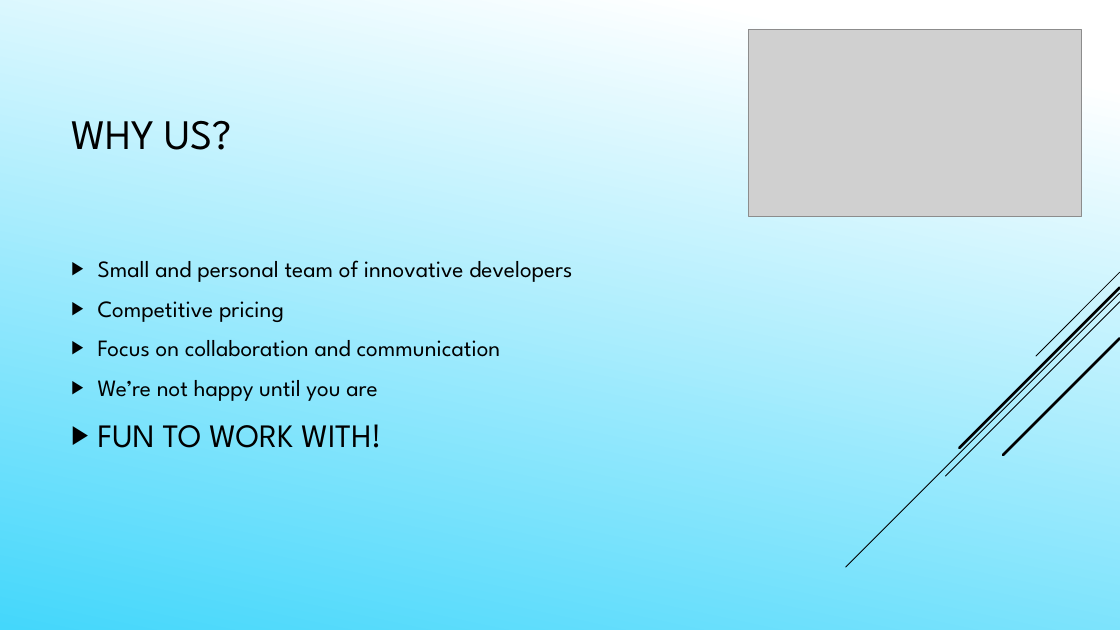
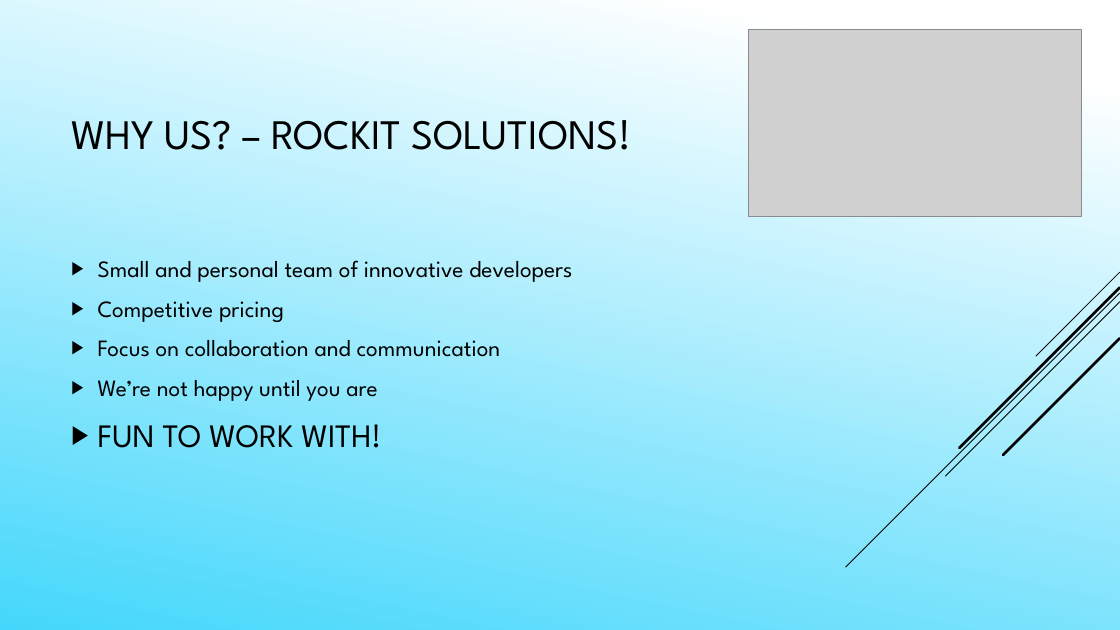
Before and after one commit to Daefikio/OOD2018Team2pro, a slide deck: slide 10 of Presentation Powerpoint.pptx (slide 13 before the commit). Drawn at 1120x630 pixels with LibreOffice and Linux fonts; fonts in the diff are those of the drawing; grey boxes stand for pictures. Boxes give left, top, right and bottom in pixels: in the first picture for what was removed or moved away, otherwise in the second. Text is boxed around its words. In the diff, an @@ line names an element or a change of style, - is before the commit and + after.

```diff
--- a/Presentation Powerpoint.pptx
+++ b/Presentation Powerpoint.pptx
@@ title at <box>71,120,631,150</box>: text changed @@
-WHY US?
+WHY US? – ROCKIT SOLUTIONS!
```
Also in this commit, not shown: 2 other slides changed, 3 slides removed.
